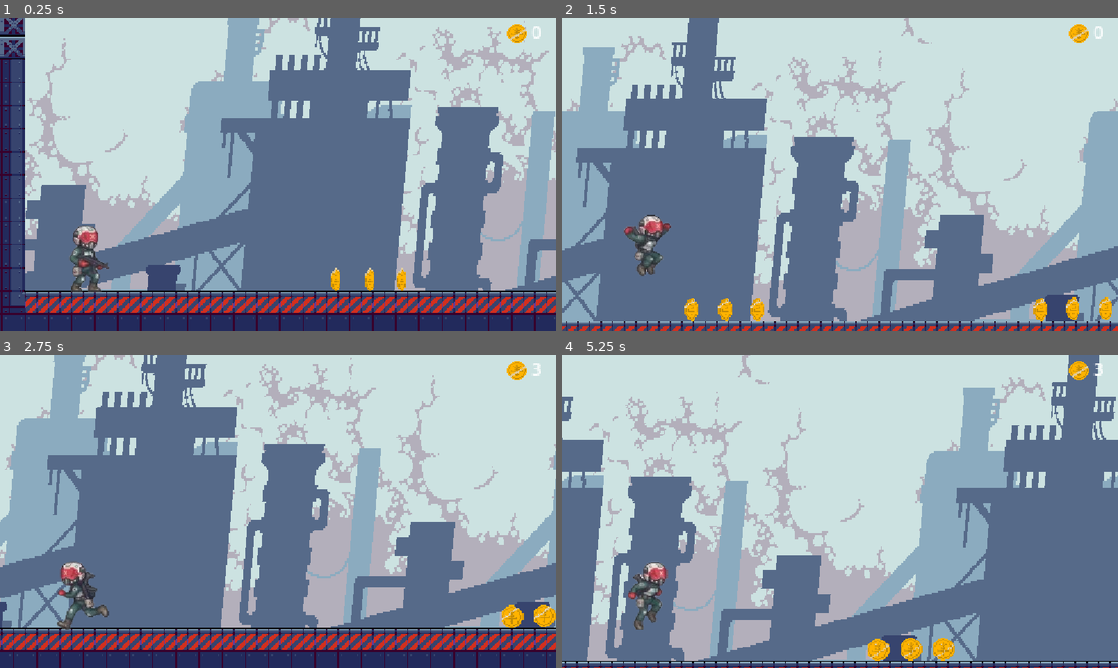
Above: before the commit, frames 1-4 (two rows, left to right).
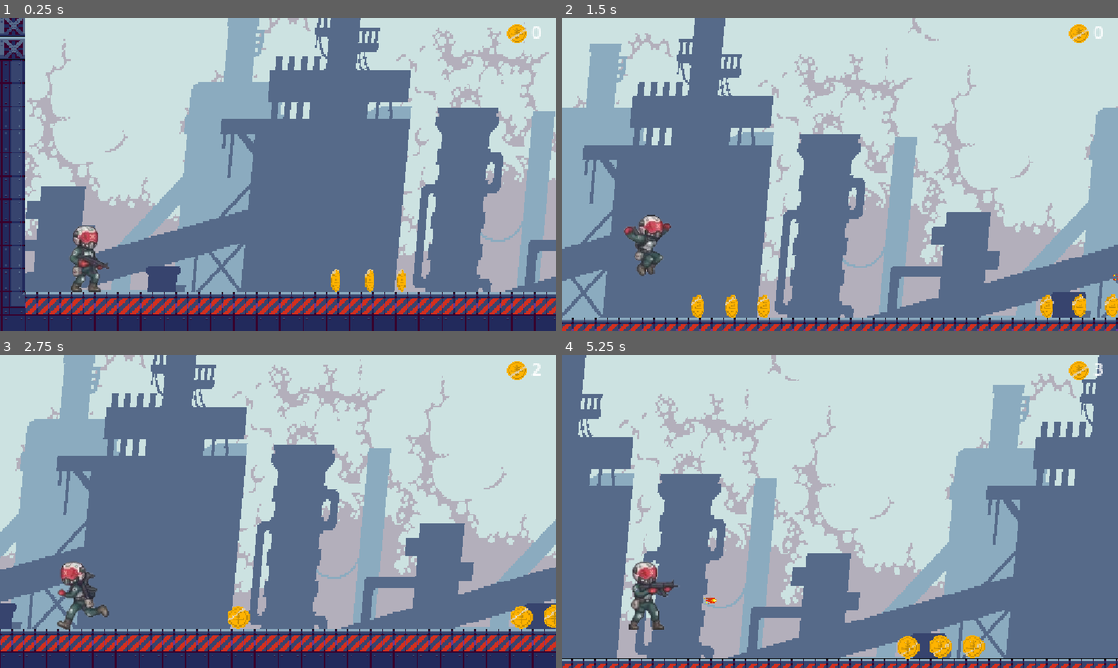
Above: after the commit, the same moments.

Repository: Bimbot-afk/Game
Game: Godot game, scene res://scenes/level_1.tscn
Same seed, same stepped clock (60 frames per second), same inputs: the game is played once before the commit and once after it.
Inputs (mouse positions are in pixels of both pictures, inside the frame that each line leads up to):
- Up to frame 1 (0.25 s): no input
- Up to frame 2 (1.5 s): tap Enter at 0.5 s; move the mouse to (962, 158) at 0.52 s; hold D (right) from 0.53 s (still down); click (962, 158) at 0.6 s; tap Space (jump) at 0.77, 0.8, 1.07, 1.35 s; move the mouse to (728, 190) at 1.27 s
- Up to frame 3 (2.75 s): tap Space (jump) at 1.52, 1.82, 2.3 s; click (166, 527) at 1.55 s; move the mouse to (333, 442) at 2.02 s; release D (right) at 2.03 s; hold A (left) from 2.03 s (still down); click (333, 442) at 2.1 s
- Up to frame 4 (5.25 s): move the mouse to (812, 574) at 2.77 s; release A (left) at 2.78 s; hold D (right) 2.78-4.28 s; tap Alt at 2.85 s; tap Space (jump) at 3.02, 3.32, 3.77, 3.8, 4.07, 4.52, 4.82, 5.1 s; click (812, 574) at 3.05 s; move the mouse to (1006, 558) at 3.52 s; tap Shift at 3.6 s; click (1006, 558) at 3.67 s; move the mouse to (673, 464) at 4.27 s; hold A (left) 4.28-5.03 s; click (673, 464) at 4.35 s; move the mouse to (867, 511) at 5.02 s; hold D (right) from 5.03 s (still down); click (867, 511) at 5.17 s

The runs differ from the first frame. In frame 1, 5.2% of the frame differs, in the area x 0-100%, y 0-97%; in frame 2, 19%; in frame 3, 24%; in frame 4, 38%, in the area x 0-100%, y 0-100%.

Commit message:
shooting system added

Diff:
--- a/project.godot
+++ b/project.godot
@@ -48,6 +48,11 @@
 , Object(InputEventKey,"resource_local_to_scene":false,"resource_name":"","device":-1,"window_id":0,"alt_pressed":false …(186 unchanged characters)…
 ]
 }
+shoot={
+"deadzone": 0.2,
+"events": [Object(InputEventMouseButton,"resource_local_to_scene":false,"resource_name":"","device":-1,"window_id":0,"alt_pressed":false,"shift_pressed":false,"ctrl_pressed":false,"meta_pressed":false,"button_mask":1,"position":Vector2(260, 12),"global_position":Vector2(269, 60),"factor":1.0,"button_index":1,"canceled":false,"pressed":true,"double_click":false,"script":null)
+]
+}
 
 [physics]
 
--- a/scenes/bullet.tscn
+++ b/scenes/bullet.tscn
@@ -17,3 +17,7 @@
 position = Vector2(1.9073486e-06, 9.536743e-07)
 scale = Vector2(0.11538459, 0.092205316)
 texture = ExtResource("2_l5glv")
+
+[node name="VisibleOnScreenNotifier2D" type="VisibleOnScreenNotifier2D" parent="." unique_id=1168831336]
+
+[connection signal="screen_exited" from="VisibleOnScreenNotifier2D" to="." method="_on_visible_on_screen_notifier_2d_screen_exited"]
--- a/scenes/level_1.tscn
+++ b/scenes/level_1.tscn
@@ -268,9 +268,9 @@
 "duration": 1.0,
 "texture": SubResource("AtlasTexture_s7g0b")
 }],
-"loop": 1,
+"loop": 0,
 "name": &"shoot",
-"speed": 5.0
+"speed": 10.0
 }]
 
 [sub_resource type="RectangleShape2D" id="RectangleShape2D_isnrb"]
@@ -291,10 +291,10 @@
 position = Vector2(0.6699066, -4.7783012)
 scale = Vector2(1.0070422, 0.9337349)
 sprite_frames = SubResource("SpriteFrames_0rfmd")
-animation = &"jump"
+animation = &"shoot"
 
 [node name="CollisionShape2D" type="CollisionShape2D" parent="Trauma_boy" unique_id=5680588]
-position = Vector2(-0.6699085, 0)
+position = Vector2(5.3592477, 0.6826135)
 scale = Vector2(1.0852416, -1.1486276)
 shape = SubResource("RectangleShape2D_isnrb")
 
@@ -316,6 +316,9 @@
 scale = Vector2(0.8977566, 0.9053015)
 texture = ExtResource("10_7gny6")
 
+[node name="bulletspawn" type="Node2D" parent="Trauma_boy" unique_id=1246648806]
+position = Vector2(23.446697, -10.921818)
+
 [node name="Parallax2D" type="Parallax2D" parent="." unique_id=944357701]
 scroll_offset = Vector2(2, 1)
 repeat_size = Vector2(750, 0)
--- a/scripts/bullet.gd
+++ b/scripts/bullet.gd
@@ -4,6 +4,12 @@
 var speed_bullet: float = 1000.0
 
 func _ready():
-	rotation=direction_bullet
+	rotation = direction_bullet
+
 func _physics_process(delta: float):
-	velocity= Vector2(speed_bullet,0).rotated(direction_bullet)
+	velocity = Vector2(speed_bullet, 0).rotated(direction_bullet)
+	move_and_slide() # ¡NUEVO: Obligatorio para que los CharacterBody2D se muevan!
+
+
+func _on_visible_on_screen_notifier_2d_screen_exited() -> void:
+	queue_free()
--- a/scripts/trauma_boy.gd
+++ b/scripts/trauma_boy.gd
@@ -1,11 +1,24 @@
 extends CharacterBody2D
 
 @onready var anim: AnimatedSprite2D = $AnimatedSprite2D
+
+var bullet = preload("res://scenes/bullet.tscn")
+var is_shooting: bool = false
 
 const SPEED = 300.0
 const JUMP_VELOCITY = -400.0
 
 func _physics_process(delta: float) -> void:
+	# ELIMINADO: look_at(get_last_motion()) ya no es necesario aquí
+
+	if Input.is_action_just_pressed("shoot"):
+		is_shooting = true
+		anim.play("shoot")
+		shoot()
+
+		await anim.animation_finished
+		is_shooting = false
+
 	if not is_on_floor():
 		velocity += get_gravity() * delta
 
@@ -27,7 +40,22 @@
 
 	move_and_slide()
 
+func shoot():
+	var newBullet = bullet.instantiate()
+
+	if anim.flip_h:
+		newBullet.direction_bullet = PI
+
+		newBullet.global_position = global_position + Vector2(-abs($bulletspawn.position.x), $bulletspawn.position.y)
+	else:
+		newBullet.direction_bullet = 0.0 # Derecha
+		newBullet.global_position = $bulletspawn.global_position
+
+	get_parent().add_child(newBullet)
+
 func actualizar_animaciones(direction: float) -> void:
+	if is_shooting:
+		return
 	if not is_on_floor():
 		anim.play("jump")
 	else:
